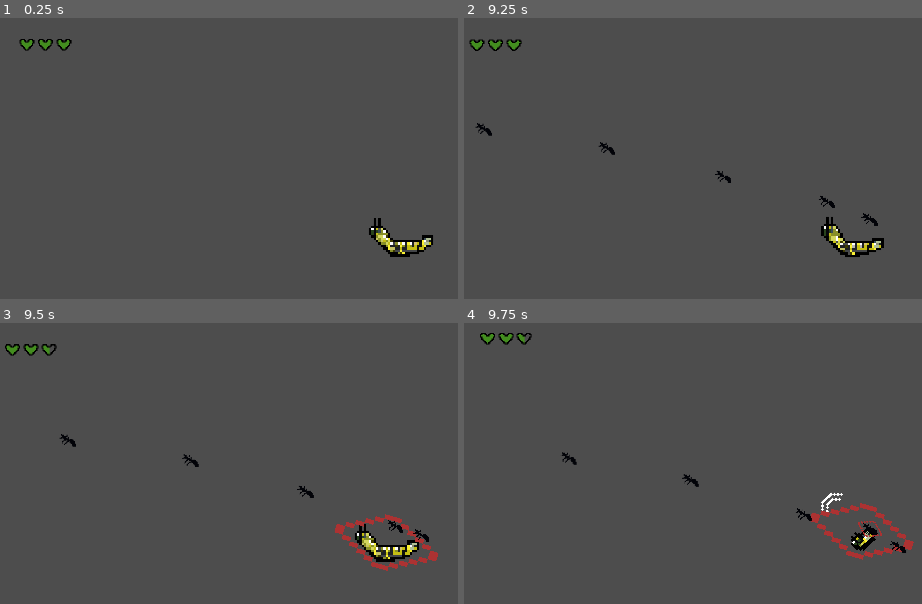
Above: before the commit, frames 1-4 (two rows, left to right).
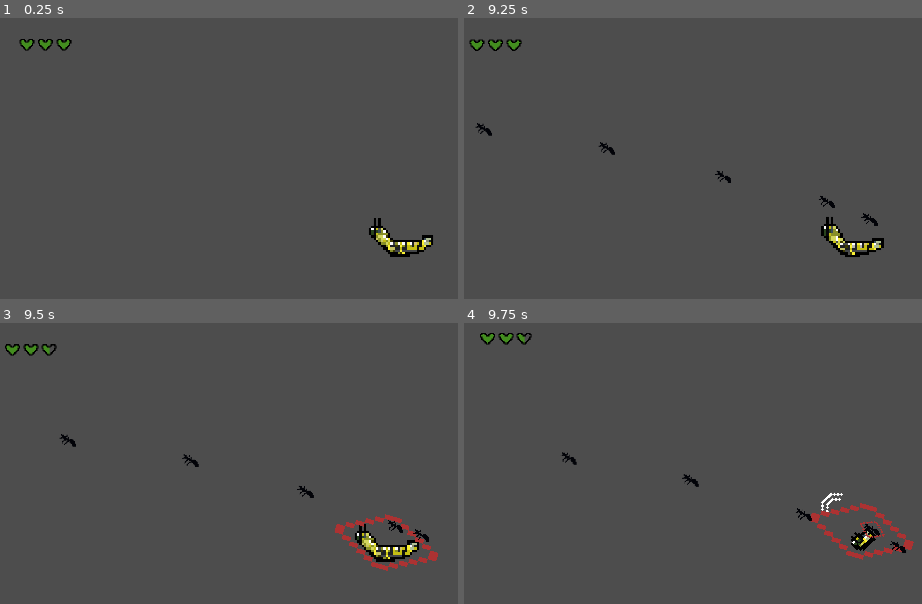
Above: after the commit, the same moments.

Repository: Armand-Alvarez/metamorphosis---jam-77
Game: Godot game, scene res://src/scenes/game.tscn
Two runs of this game, one before a commit and one after it. Both use one fixed random seed, a clock stepped at 60 frames per second and the inputs below.
Inputs (mouse positions are in pixels of both pictures, inside the frame that each line leads up to):
- Up to frame 1 (0.25 s): no input
- Up to frame 2 (9.25 s): tap Enter at 0.5 s; move the mouse to (outside the picture) at 0.52 s; press the mouse at (outside the picture) at 0.53 s; hold W (move_up) 0.53-2.03 s; move the mouse to (outside the picture) at 1.27 s; release the mouse at (outside the picture) at 1.28 s; tap Space (spawn_mob) every 1.5 s from 1.35 to 8.85 s; move the mouse to (624, 172) at 2.02 s; press the mouse at (624, 172) at 2.03 s; hold A (move_left) 2.03-3.53 s; move the mouse to (903, 239) at 2.77 s; release the mouse at (903, 239) at 2.78 s; move the mouse to (743, 127) at 3.52 s; press the mouse at (743, 127) at 3.53 s; hold S (move_down) 3.53-4.28 s; move the mouse to (outside the picture) at 4.27 s; release the mouse at (outside the picture) at 4.28 s; hold D (move_right) 4.28-5.03 s; move the mouse to (702, 262) at 5.02 s; press the mouse at (702, 262) at 5.03 s; hold W (move_up) 5.03-5.78 s; move the mouse to (outside the picture) at 5.77 s; release the mouse at (outside the picture) at 5.78 s; hold D (move_right) 5.78-8.03 s; move the mouse to (outside the picture) at 6.52 s; press the mouse at (outside the picture) at 6.53 s; move the mouse to (outside the picture) at 7.27 s; release the mouse at (outside the picture) at 7.28 s; move the mouse to (624, 172) at 8.02 s; press the mouse at (624, 172) at 8.03 s; hold S (move_down) 8.03-8.78 s; move the mouse to (903, 239) at 8.77 s; release the mouse at (903, 239) at 8.78 s; hold A (move_left) from 8.78 s (still down)
- Up to frame 3 (9.5 s): keep holding A (move_left)
- Up to frame 4 (9.75 s): move the mouse to (743, 432) at 9.52 s; release A (move_left) at 9.53 s; press the mouse at (743, 432) at 9.53 s; hold W (move_up) from 9.53 s (still down)

Frames 1-3 are identical in both runs. In frame 4, 0.1% of the frame differs, in the area x 86-92%, y 70-77%.
Error after the commit: Invalid access to property or key 'leaf_picked_up' on a base object of type 'Node (signal_bus.gd)'. (res://src/scripts/caterpillar.gd:35)

Commit message:
Add collision polygon adjustments and signal bus setup for caterpillar when leaves are picked up - not implemented yet

Diff:
--- a/src/scenes/caterpillar.tscn
+++ b/src/scenes/caterpillar.tscn
@@ -165,7 +165,7 @@
 autoplay = "idle"
 
 [node name="NormalCollisionPolygon2D" type="CollisionPolygon2D" parent="."]
-polygon = PackedVector2Array(-13.1419, -5.22193, -12.0975, -6.09226, -11.7493, -8.52916, -9.66057, -8.52916, -9.31245, -6.09226, -8.44212, -5.91819, -4.26458, 7.26253e-08, 7.5718, 0.174065, 12.4456, -1.74064, 12.6197, 1.91471, 2.87206, 7.13664, -4.78677, 6.44038, -9.31245, 2.26284, -12.9678, -1.56658, -13.8381, -2.26284, -14.0122, -4.69974)
+polygon = PackedVector2Array(-11.6623, -4.52567, -10.792, -5.57006, -10.4439, -7.8329, -8.52916, -7.65883, -9.31245, -6.09226, -8.44212, -5.91819, -4.35161, 0.174064, 9.92167, 0.522193, 12.4456, -1.74064, 12.6197, 1.91471, 2.78503, 6.44038, -4.52567, 5.22193, -8.52916, 1.21845, -10.2698, -1.04439, -11.6623, -2.26284, -11.8364, -3.48129)
 
 [node name="AttackCollisionShape2D" type="CollisionShape2D" parent="."]
 position = Vector2(-2.98023e-08, 2.95909)
@@ -210,6 +210,7 @@
 polygon = PackedVector2Array(0, 0.844662, 0.340023, 0.844662, 1.10508, -4.32889, 0.425029, -7.65475, -0.595041, -7.65475, -1.02007, -4.32889, -0.323022, 0.791871)
 
 [node name="HitIndicator" type="Sprite2D" parent="."]
+visible = false
 position = Vector2(0.348129, -1.04439)
 rotation = 0.28076
 scale = Vector2(3.69162, 1.87471)
--- a/src/scripts/caterpillar.gd
+++ b/src/scripts/caterpillar.gd
@@ -18,6 +18,7 @@
 
 
 func _ready() -> void:
+	_set_up_signal_bus_connections()
 	$NormalCollisionPolygon2D.disabled = false
 	$AttackCollisionShape2D.disabled = true
 	_attack_timer.wait_time = attack_speed
@@ -28,6 +29,14 @@
 func _process(delta: float) -> void:
 	handle_input(delta)
 	handle_animations()
+
+
+func _set_up_signal_bus_connections() -> void:
+	SignalBus.leaf_picked_up.connect(_on_leaf_picked_up)
+
+
+func _on_leaf_picked_up() -> void:
+	pass
 
 
 func handle_input(delta: float) -> void:
